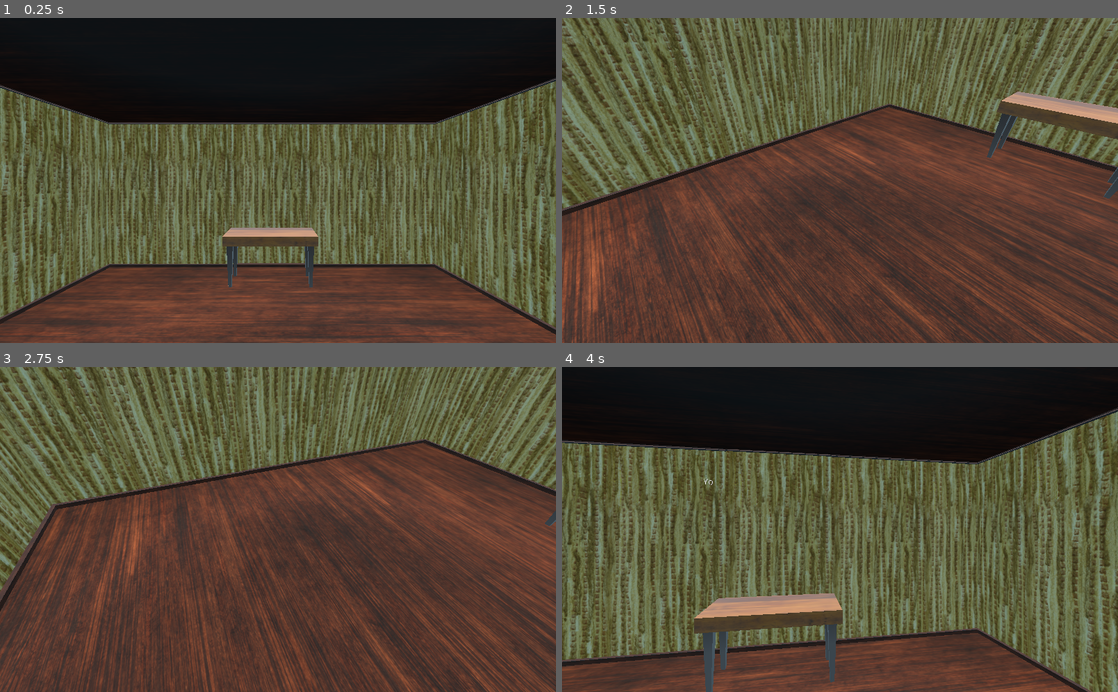
Above: before the commit, frames 1-4 (two rows, left to right).
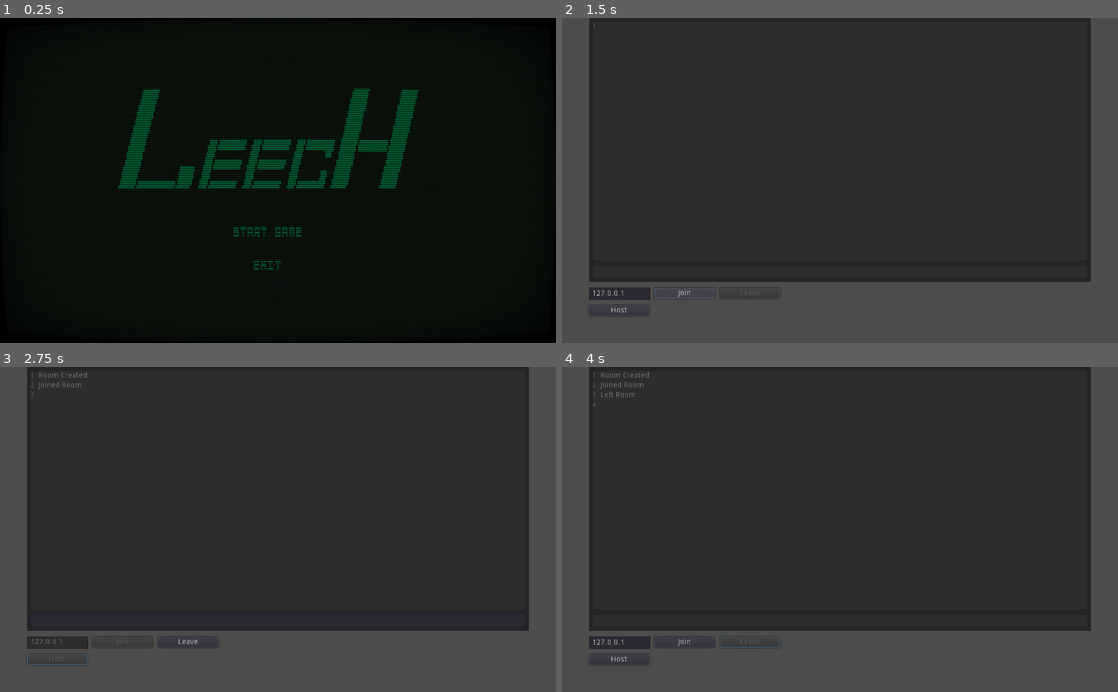
Above: after the commit, the same moments.

Repository: dvbeelen/LEECH
Game: Godot game, scene res://title/title.tscn
The game is run twice, just before and just after one commit, with the same random seed, the same clock (stepped at 60 frames per second) and the same inputs. Before the commit the project starts from res://TestScene.tscn.
Inputs (mouse positions are in pixels of both pictures, inside the frame that each line leads up to):
- Up to frame 1 (0.25 s): no input
- Up to frame 2 (1.5 s): click (828, 232) at 0.5 s, where only the run after the commit has a clickable "Start game"; click (684, 294) at 1.25 s, where only the run after the commit has a clickable "Join"
- Up to frame 3 (2.75 s): click (55, 659) at 2 s, where only the run after the commit has a clickable "Host"
- Up to frame 4 (4 s): click (751, 643) at 2.75 s, where only the run after the commit has a clickable "Leave"; tap Enter at 3.5, 3.6 s; move the mouse to (867, 529) at 3.52 s; hold W (move_forward) from 3.53 s (still down)

The runs differ from the first frame. In frame 1, 71% of the frame differs, in the area x 0-100%, y 18-100%; in frame 2, 93%; in frame 3, 93%; in frame 4, 93%, in the area x 0-100%, y 0-100%.

Commit message:
worked on chat

Diff:
--- a/Global.gd
+++ b/Global.gd
@@ -5,3 +5,24 @@
 var red_frame: bool = false
 var green_frame: bool = false
 var blue_frame: bool = false
+
+
+#Player information
+var playerName = "Player 1"
+var roomName = "1"
+
+var root
+var scene
+
+func _ready():
+	root = get_tree().get_root()
+	scene = root.get_child( root.get_child_count() -1 )
+
+func gotoScene(path):
+	call_deferred("_deferred_gotoScene", path)
+
+func _deferred_gotoScene(path):
+	scene.free()
+	var res = ResourceLoader.load(path)
+	scene = res.instance()
+	root.add_child(scene)
--- /dev/null
+++ b/leechat/ChatRoom.gd
@@ -0,0 +1,106 @@
+extends Control
+
+onready var joinBtn = $Options/JoinBtn
+onready var leaveBtn = $Options/LeaveBtn
+onready var hostBtn = $Options/HostBtn
+onready var ipInput = $Options/IpInput
+
+onready var chatInput = $Panel/ChatInput
+onready var chatTxt = $Panel/ChatTxt
+
+const PORT = 31416
+const MAX_USERS = 2 # Not including host!
+
+# Client or Host connection
+var connection = null
+
+func _ready():
+
+	# Disable elements by default:
+	leaveBtn.disabled = true;
+	chatInput.editable = false;
+
+	# Listen for connection signals
+	get_tree().connect("connected_to_server", self, "enterRoom")
+	get_tree().connect("network_peer_connected", self, "userEntered")
+	get_tree().connect("network_peer_disconnected", self, "userExited")
+	get_tree().connect("server_disconnected", self, "onDisconnected")
+
+	# Setup Buttons
+	hostBtn.connect("pressed", self, "hostRoom")
+	joinBtn.connect("pressed", self, "joinRoom")
+	leaveBtn.connect("pressed", self, "leaveRoom")
+
+func _input(event):
+	if not event is InputEventKey:
+		return
+
+	if event.pressed and event.scancode == KEY_ENTER:
+		sendMessage()
+
+func sendMessage():
+	var message = chatInput.text
+	chatInput.text = ""
+
+	var id = get_tree().get_network_unique_id()
+	rpc("receiveMessage", id, message)
+
+sync func receiveMessage(id, message):
+	addMessage("[" + str(id) + "]: " + message)
+
+func hostRoom():
+	connection = NetworkedMultiplayerENet.new()
+	connection.create_server(PORT, MAX_USERS)
+	get_tree().set_network_peer(connection)
+
+	addMessage("Room Created")
+	enterRoom()
+
+func joinRoom():
+	var ip = ipInput.text
+
+	connection = NetworkedMultiplayerENet.new()
+	connection.create_client(ip, PORT)
+	get_tree().set_network_peer(connection)
+
+func enterRoom():
+	# Enable / Disable UI
+	chatInput.editable = true
+	leaveBtn.disabled = false
+	joinBtn.disabled = true
+	hostBtn.disabled = true
+	ipInput.editable = false
+
+	addMessage("Joined Room")
+
+func leaveRoom():
+	# Enable / Disable UI
+	chatInput.editable = false
+	leaveBtn.disabled = true
+	joinBtn.disabled = false
+	hostBtn.disabled = false
+	ipInput.editable = true
+
+	addMessage("Left Room")
+
+	# Disconnect...
+	connection.close_connection()
+	get_tree().set_network_peer(null)
+	connection = null
+
+func userEntered(id):
+	addMessage(str(id) + " joined the room")
+
+func userExited(id):
+	addMessage(str(id) + " left the room")
+
+func onDisconnected():
+	addMessage("Disconnected from server")
+	leaveRoom()
+
+func addMessage(message):
+	chatTxt.text += message + "\n";
+
+	# Manual scroll the text-edit (which has limited scroll features!)
+	# RichText labels have more scroll options!
+	chatTxt.cursor_set_line(chatTxt.get_line_count(), true, true)
--- /dev/null
+++ b/leechat/ChatRoom.tscn
@@ -0,0 +1,68 @@
+[gd_scene load_steps=2 format=2]
+
+[ext_resource path="res://leechat/ChatRoom.gd" type="Script" id=1]
+
+[node name="ChatRoom" type="Control"]
+anchor_right = 1.0
+anchor_bottom = 1.0
+script = ExtResource( 1 )
+
+[node name="Options" type="Control" parent="."]
+anchor_top = 1.0
+anchor_right = 1.0
+anchor_bottom = 1.0
+margin_left = 50.0
+margin_top = -100.0
+margin_right = -50.0
+
+[node name="JoinBtn" type="Button" parent="Options"]
+margin_left = 120.0
+margin_top = -2.0
+margin_right = 231.0
+margin_bottom = 18.0
+text = "Join"
+
+[node name="LeaveBtn" type="Button" parent="Options"]
+margin_left = 241.0
+margin_top = -2.0
+margin_right = 352.0
+margin_bottom = 18.0
+text = "Leave"
+
+[node name="IpInput" type="LineEdit" parent="Options"]
+margin_top = -3.0
+margin_right = 112.0
+margin_bottom = 21.0
+text = "127.0.0.1"
+
+[node name="HostBtn" type="Button" parent="Options"]
+margin_top = 30.0
+margin_right = 111.0
+margin_bottom = 50.0
+text = "Host"
+
+[node name="Panel" type="Panel" parent="."]
+anchor_right = 1.0
+anchor_bottom = 1.0
+margin_left = 50.0
+margin_right = -50.0
+margin_bottom = -113.0
+
+[node name="ChatInput" type="LineEdit" parent="Panel"]
+anchor_top = 1.0
+anchor_right = 1.0
+anchor_bottom = 1.0
+margin_left = 5.0
+margin_top = -31.0
+margin_right = -5.0
+margin_bottom = -7.0
+
+[node name="ChatTxt" type="TextEdit" parent="Panel"]
+anchor_right = 1.0
+margin_left = 5.0
+margin_top = 5.0
+margin_right = -5.0
+margin_bottom = 450.0
+mouse_default_cursor_shape = 0
+readonly = true
+show_line_numbers = true
--- /dev/null
+++ b/leechat/ws.gd
@@ -0,0 +1,46 @@
+extends Node
+
+export var url = "ws://localhost:8080/"
+
+var client = WebSocketClient.new()
+
+func _ready():
+	client.connect("connection_closed", self, "closeConn")
+	client.connect("connection_error", self, "errConn")
+	client.connect("connection_established", self, "conn")
+	client.connect("data_received", self, "onData")
+
+	var err = client.connect_to_url(url)
+	if err != OK:
+		print("Unable to connect.")
+		set_process(false)
+
+func _process(_delta):
+	client.poll()
+
+func closeConn(was_clean = false):
+	print("Closed: clean " + String(was_clean))
+	set_process(false)
+
+func conn(proto = ""):
+	print("Connected with protocol: " + proto)
+
+func errConn(err):
+	print(err)
+
+func onData():
+	var payload = JSON.parse(client.get_peer(1).get_packet().get_string_from_utf8()).result
+	print(payload)
+	send()
+
+func send():
+	var payload = {
+		"method": "disconnect",
+		"username": "Player 1",
+		"roomName": "Room1"
+	}
+#	var payload = {
+#		"method": "chat",
+#		"message": "test"
+#	}
+	client.get_peer(1).put_packet(JSON.print(payload).to_utf8())
--- /dev/null
+++ b/leechat/ws.tscn
@@ -0,0 +1,9 @@
+[gd_scene load_steps=2 format=2]
+
+[ext_resource path="res://leechat/ws.gd" type="Script" id=1]
+
+[node name="ws" type="Node"]
+script = ExtResource( 1 )
+
+[node name="HTTPRequest" type="HTTPRequest" parent="."]
+[connection signal="request_completed" from="HTTPRequest" to="." method="_on_HTTPRequest_request_completed"]
--- a/project.godot
+++ b/project.godot
@@ -17,7 +17,7 @@
 
 config/name="L.E.E.C.H"
 config/description="A game made for FMH exposition and MediaLab 2"
-run/main_scene="res://TestScene.tscn"
+run/main_scene="res://title/title.tscn"
 
 [autoload]
 
--- a/title/title.gd
+++ b/title/title.gd
@@ -6,3 +6,4 @@
 
 func _on_start_pressed():
 	print("Starting the game...")
+	Global.gotoScene("res://leechat/ChatRoom.tscn")
Not shown, added: export_presets.cfg
Not shown, added: exports/test.exe
Not shown, added: exports/test.pck
